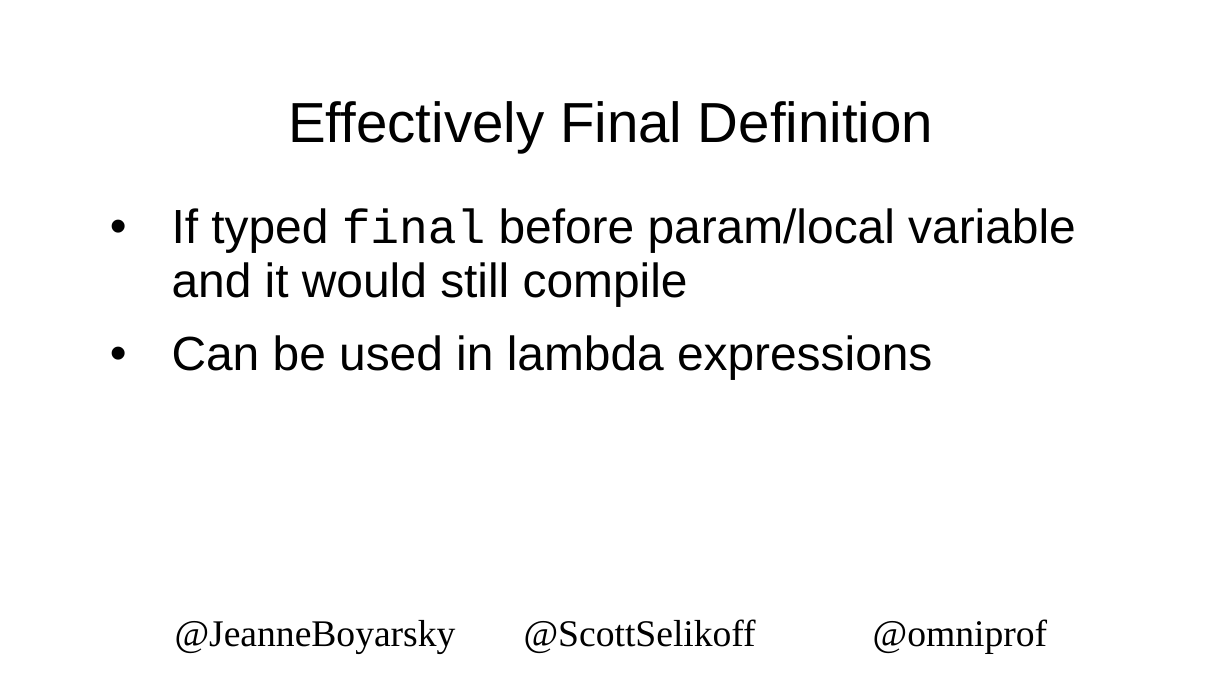
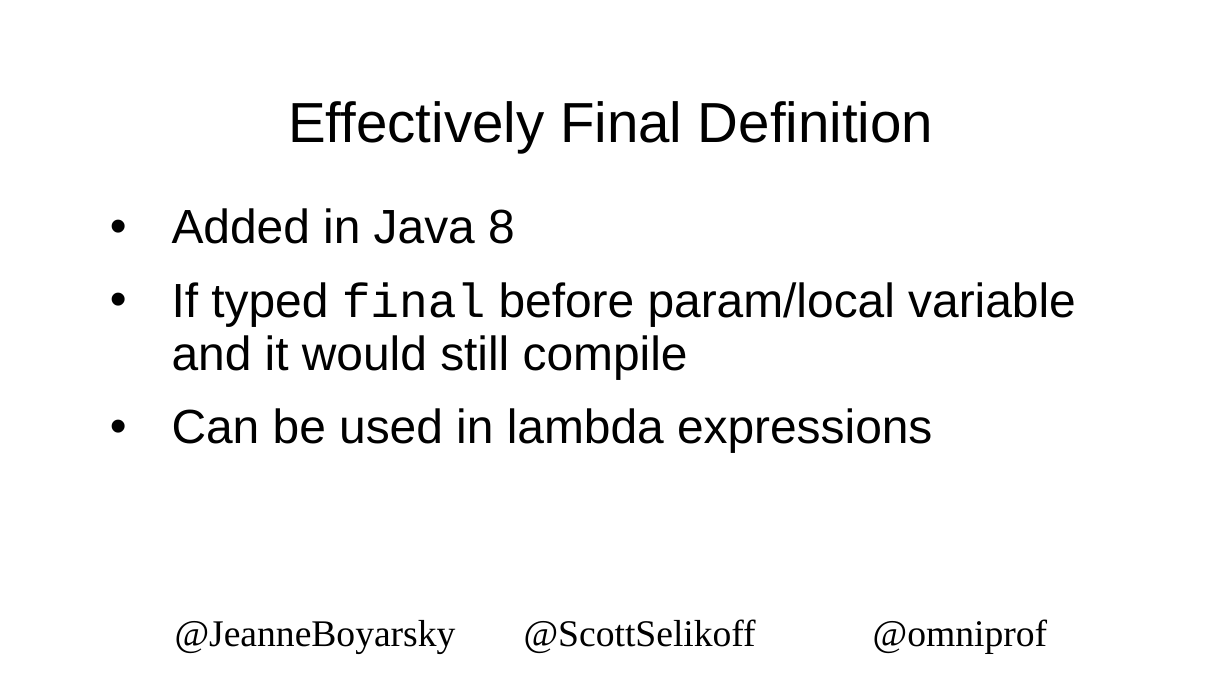
Before and after one commit to boyarsky/2019-oraclecodeone-cert-hol, a slide deck: slide 31 of 2019-OracleCodeOne-HOL.pptx. Drawn at 1232x693 pixels with LibreOffice and Linux fonts; fonts in the diff are those of the drawing; background and template pictures are left out. Boxes give left, top, right and bottom in pixels: in the first picture for what was removed or moved away, otherwise in the second. Text is boxed around its words. In the diff, an @@ line names an element or a change of style, - is before the commit and + after.

```diff
--- a/2019-OracleCodeOne-HOL.pptx
+++ b/2019-OracleCodeOne-HOL.pptx
@@ text at <box>172,208,515,244</box>: paragraph added @@
+• Added in Java 8
```
Also in this commit, not shown: 2 other slides changed.
